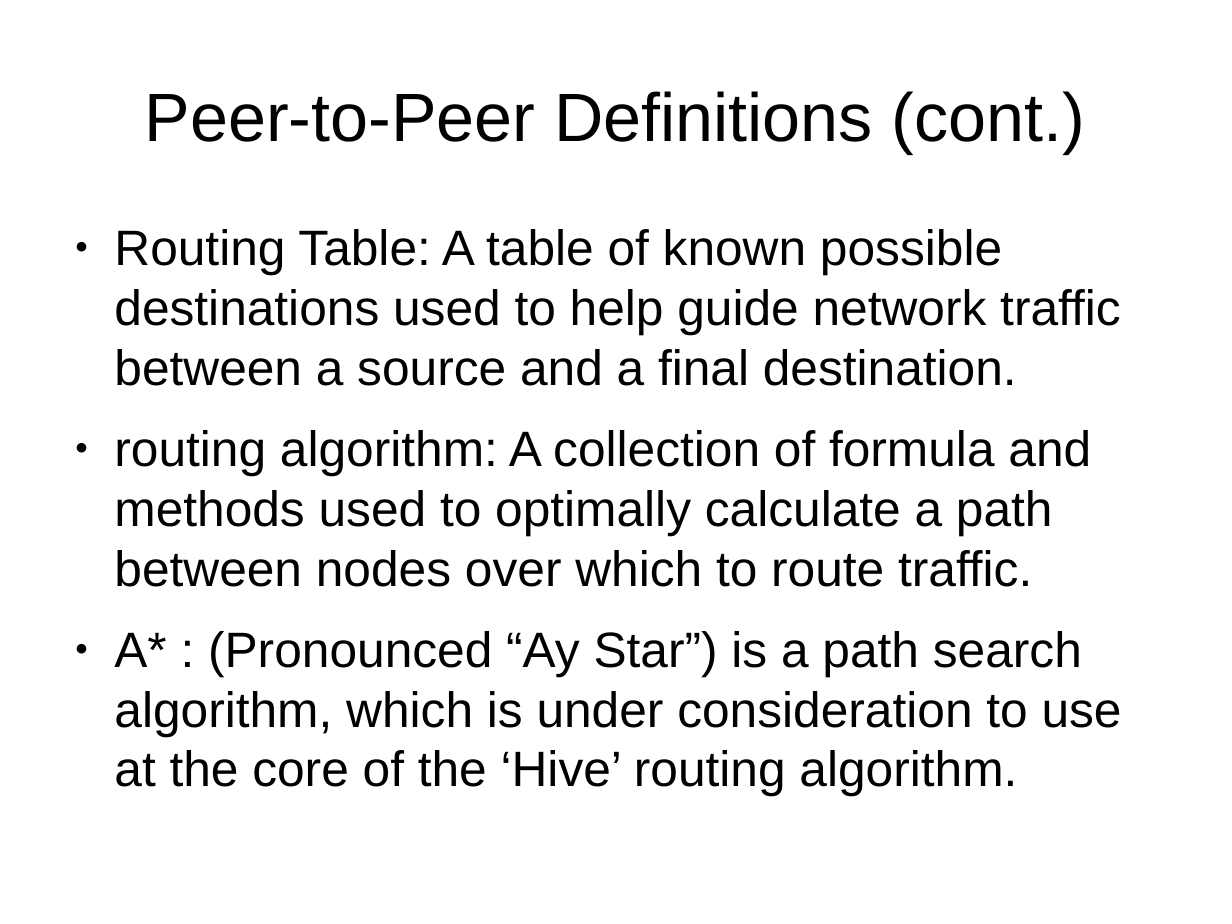
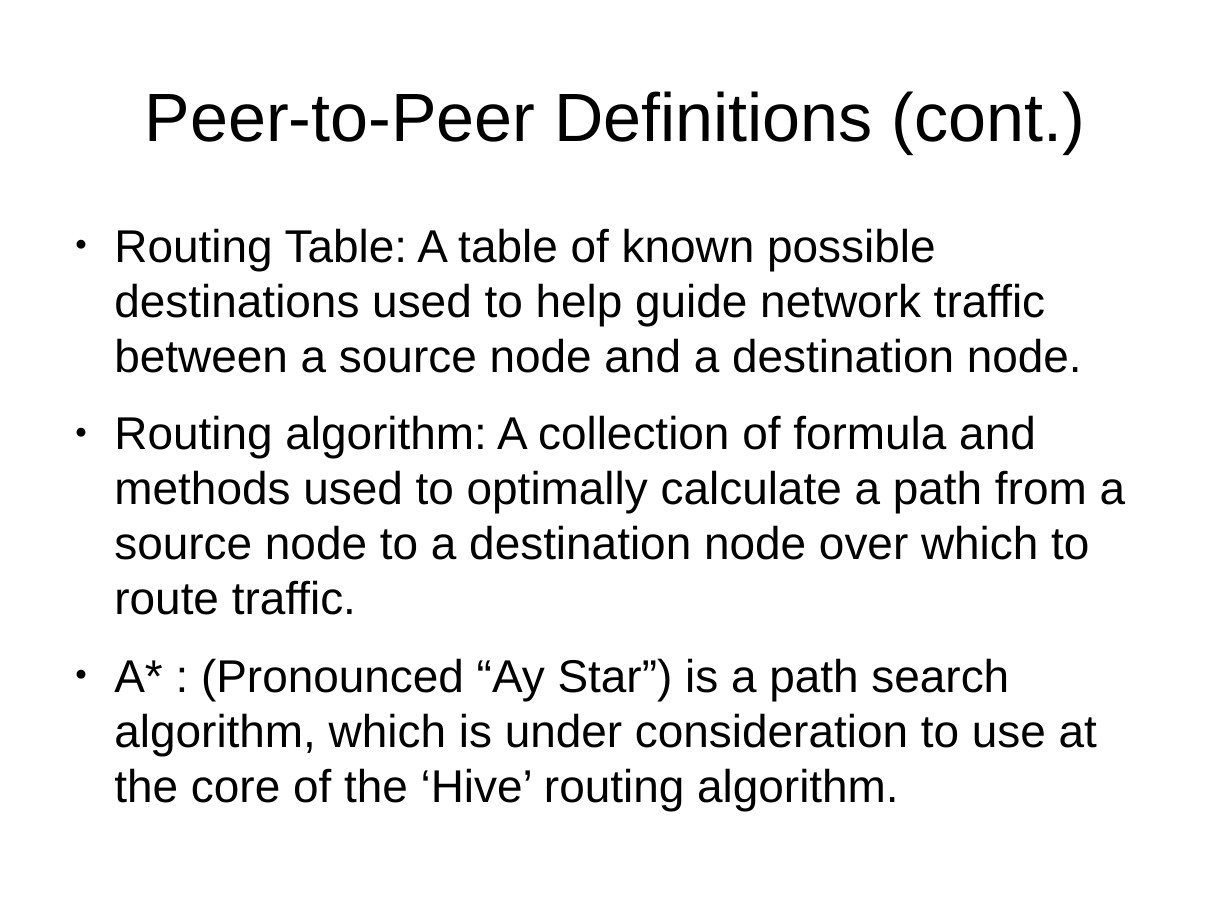
Before and after one commit to 8bitgeek/hive, a slide deck: slide 6 of docs/hive-slides.odp. Drawn at 1232x924 pixels with LibreOffice and Linux fonts; fonts in the diff are those of the drawing; background and template pictures are left out. Boxes give left, top, right and bottom in pixels: in the first picture for what was removed or moved away, otherwise in the second. Text is boxed around its words. In the diff, an @@ line names an element or a change of style, - is before the commit and + after.

```diff
--- a/docs/hive-slides.odp
+++ b/docs/hive-slides.odp
@@ text at (114,228,1126,615): text changed; size 32 to 29.6 pt @@
-● Routing Table: A table of known possible destinations used to help guide network traffic between a source and a final destination.
-● routing algorithm: A collection of formula and methods used to optimally calculate a path between nodes over which to route traffic.
+● Routing Table: A table of known possible destinations used to help guide network traffic between a source node and a destination node.
+● Routing algorithm: A collection of formula and methods used to optimally calculate a path from a source node to a destination node over which to route traffic.
@@ text at (114,658,1097,756): size 32 to 29.6 pt in "A* : (Pronounced “Ay Star”) is a ..." @@
```
Also in this commit, not shown: 2 other slides changed.
